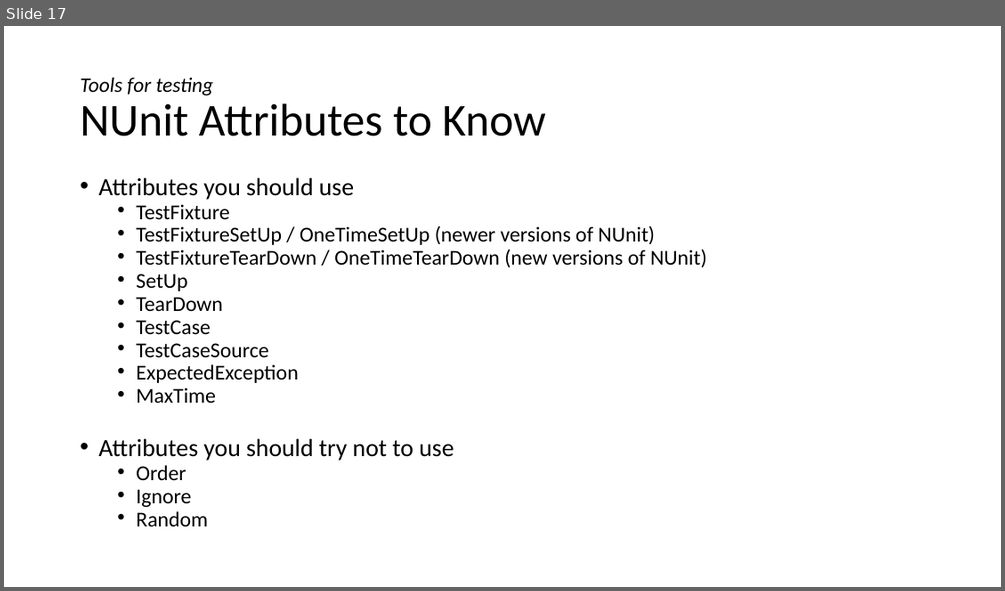
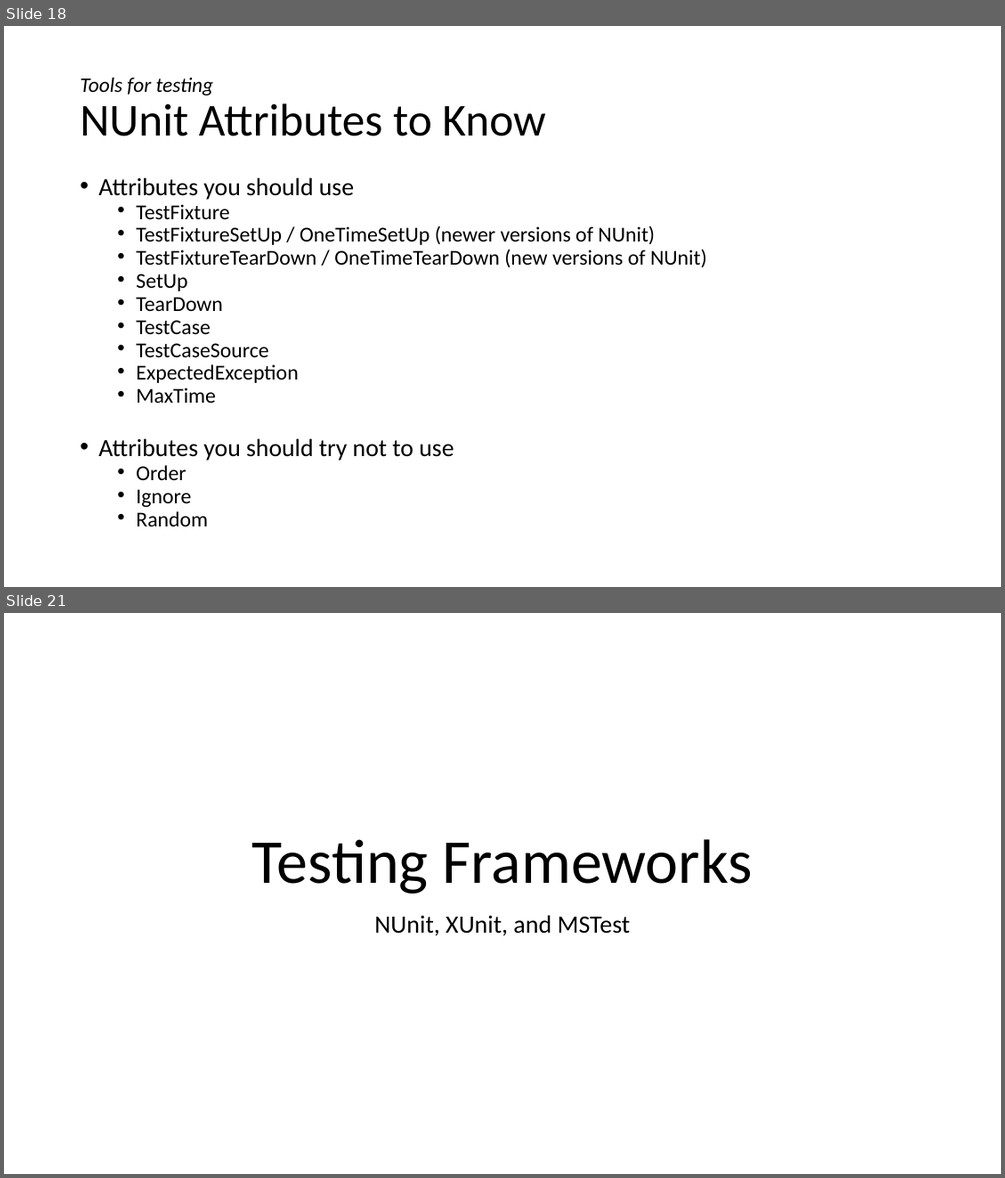
Before and after one commit to dnllowe/testing-presentation, a slide deck: testing-presentation.pptx. Shown one above the other, each under a label of ours: slide 17 before the commit, slides 18 and 21 after it; the slides between them are not shown. The pictures are 1005x591 and 1005x1178 pixels, drawn with LibreOffice and Linux fonts; fonts in the diff are those of the drawing. Boxes give left, top, right and bottom in pixels: in the first picture for what was removed or moved away, otherwise in the second. Text is boxed around its words. In the diff, an @@ line names an element or a change of style, - is before the commit and + after.

```diff
--- a/testing-presentation.pptx
+++ b/testing-presentation.pptx
@@ slide 21 added at [4,613,1001,1174], background #FFFFFF @@
@@ title added at [252,839,752,893], 60 pt, text #000000 @@
+Testing Frameworks
@@ subtitle added at [374,915,631,936], 24 pt, text #000000 @@
+NUnit, XUnit, and MSTest
@@ what was slide 17 is now slide 18 @@
```
Also in this commit, not shown: 7 slides changed, 7 other slides added, 6 other files.
